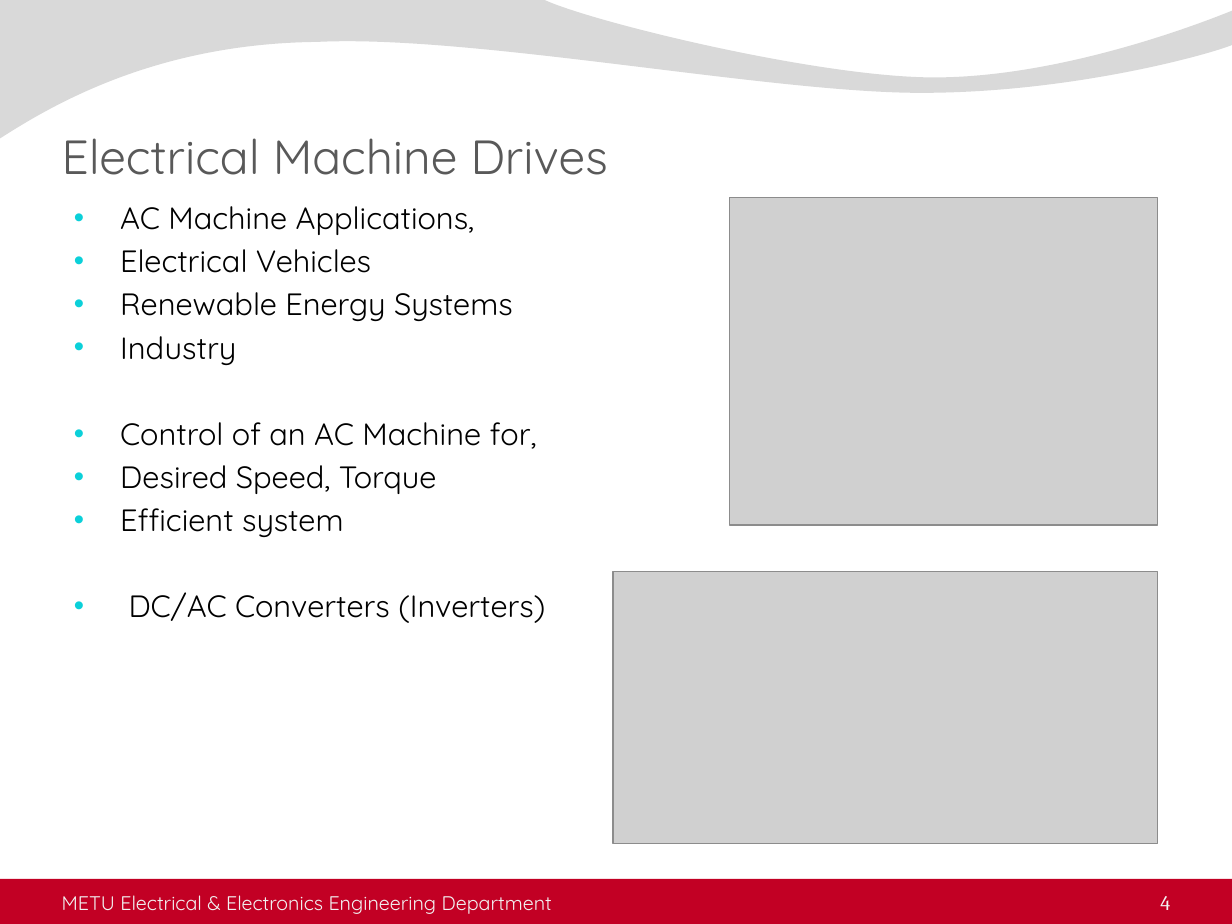
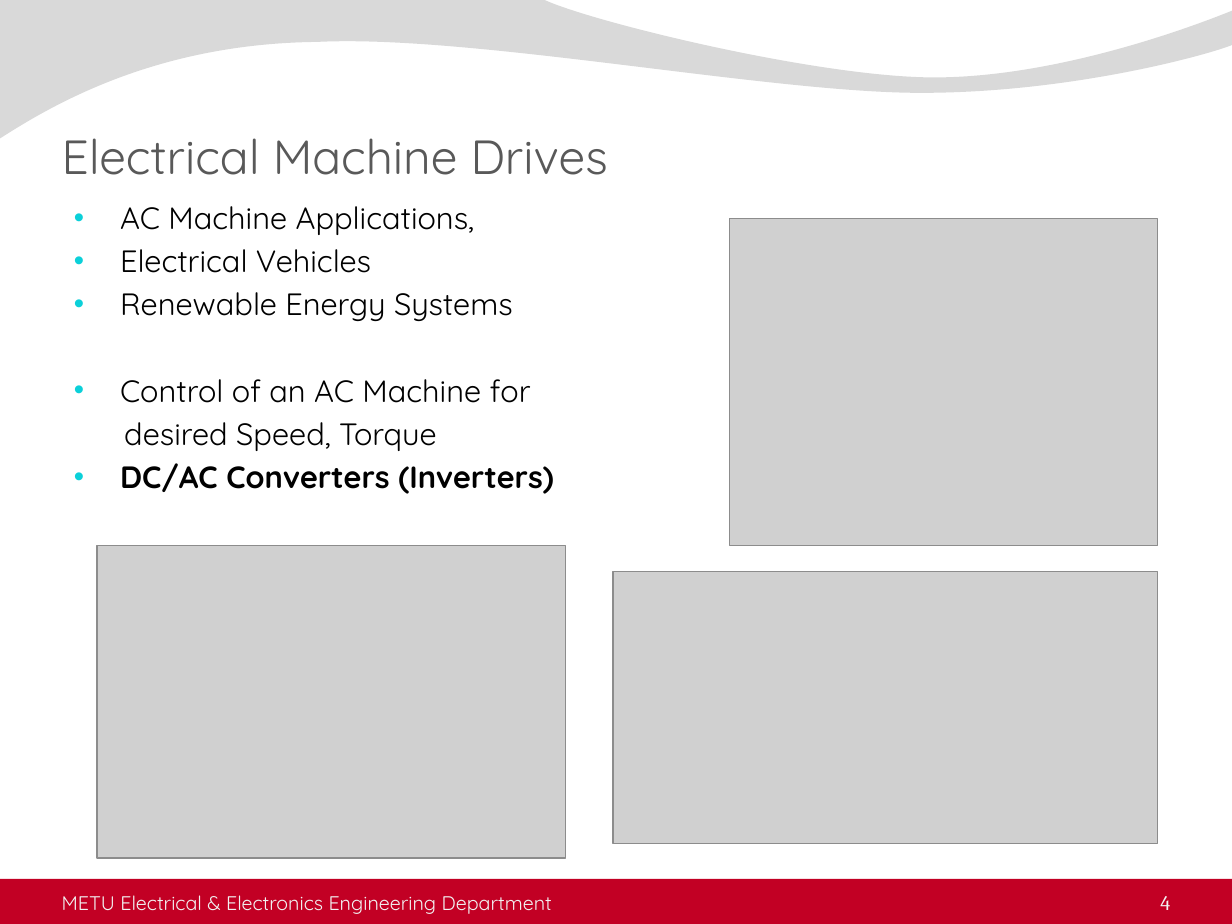
Before and after one commit to ahmetcan-akuz/Thesis, a slide deck: slide 4 of Seminar/metu_eee_seminar_presentation.pptx. Drawn at 1232x924 pixels with LibreOffice and Linux fonts; fonts in the diff are those of the drawing; grey boxes stand for pictures; background and template pictures are left out. Boxes give left, top, right and bottom in pixels: in the first picture for what was removed or moved away, otherwise in the second. Text is boxed around its words. In the diff, an @@ line names an element or a change of style, - is before the commit and + after.

```diff
--- a/Seminar/metu_eee_seminar_presentation.pptx
+++ b/Seminar/metu_eee_seminar_presentation.pptx
@@ picture: place and size @@
-picture at (729,198,1157,526)
+picture at (729,218,1157,546)
@@ text at (120,379,531,451): text changed @@
-• Industry
-• Control of an AC Machine for,
-• Desired Speed, Torque
-• Efficient system
+• Control of an AC Machine for
+desired Speed, Torque
@@ text at (120,463,554,494): bold on in "DC/AC Converters (Inverters)" @@
@@ picture added at (97,546,565,859) @@
```
Also in this commit, not shown: 3 other slides changed, 2 slides added, 3 other files.
